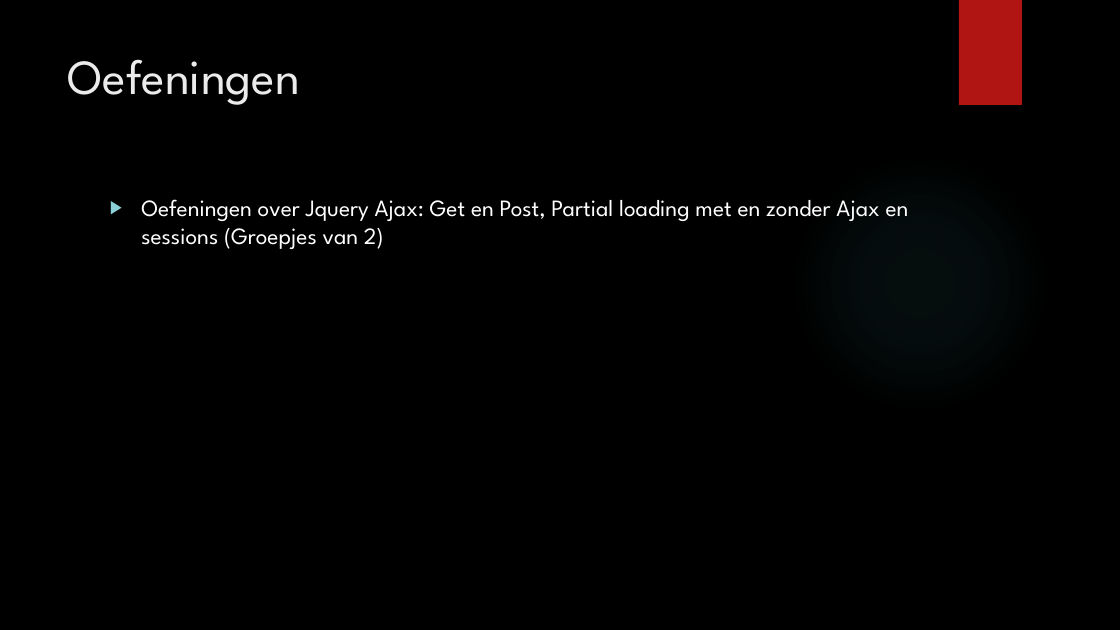
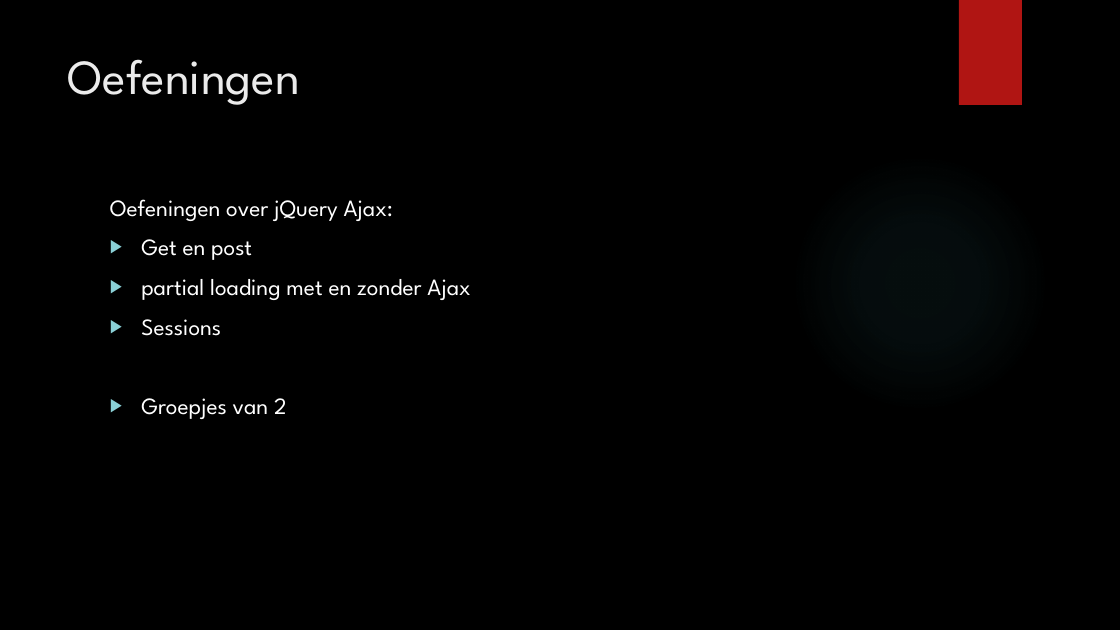
Before and after one commit to Object-Pascal/ASP-Les, a slide deck: slide 31 of Wel_Les_ASP.NET_MVC_Presentatie.pptx. Drawn at 1120x630 pixels with LibreOffice and Linux fonts; fonts in the diff are those of the drawing; background and template pictures are left out. Boxes give left, top, right and bottom in pixels: in the first picture for what was removed or moved away, otherwise in the second. Text is boxed around its words. In the diff, an @@ line names an element or a change of style, - is before the commit and + after.

```diff
--- a/Wel_Les_ASP.NET_MVC_Presentatie.pptx
+++ b/Wel_Les_ASP.NET_MVC_Presentatie.pptx
@@ text at [110,199,470,419]: text changed @@
-▶ Oefeningen over Jquery Ajax: Get en Post, Partial loading met en zonder Ajax en sessions (Groepjes van 2)
+Oefeningen over jQuery Ajax:
+▶ Get en post
+▶ partial loading met en zonder Ajax
+▶ Sessions
+▶ Groepjes van 2
```
Also in this commit, not shown: 5 other slides changed, 8 other files.
